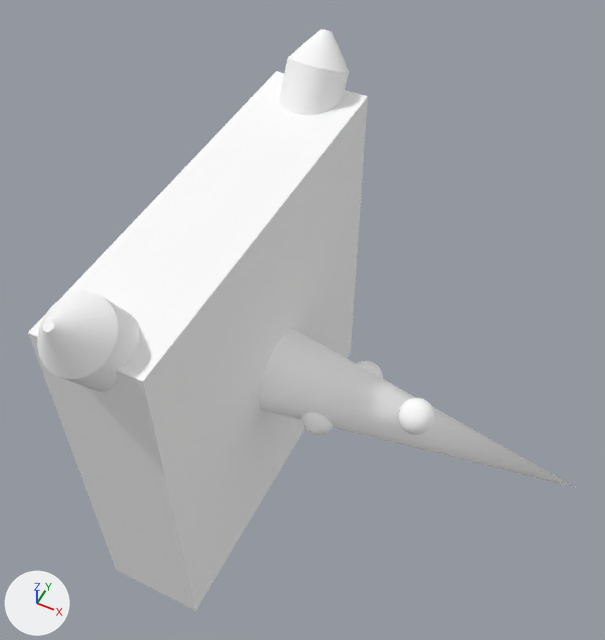
Two versions of the glTF model media/models/pet-greg.glb, one commit apart.
Camera for both pictures: a 50 mm camera at (0.111, -0.31, 0.421) aimed at (-0.038, -0.014, 0.05). The axes (+X, +Y, +Z) are drawn at lower left. The lights are the same throughout. The older version comes first. Where no turn or scale is listed for an object, it has been applied to the vertices. Vertices at exactly the same position are counted once.

Names of what the first picture shows: 'Greg'.
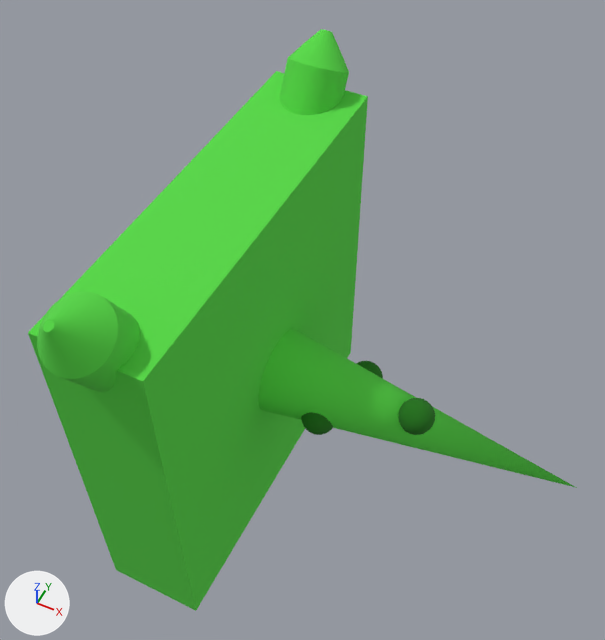
What differs and where, as boxes (x1, y1, x2, y2) in the pictures (605 x 640 px):
```json
{"part": 1, "of": "me_sphere", "change": "recoloured", "before": [301, 361, 435, 435], "after": [301, 361, 435, 435], "on screen": "white to dark green"}
{"part": 2, "of": "me_sphere", "change": "recoloured", "before": [28, 29, 577, 611], "after": [28, 29, 577, 611], "on screen": "white to green"}
```

The change, as JSON lines over the scene's bpy script:
```json
{"op": "add", "block": "mat_pattern_1", "code": ["mat_pattern_1 = principled_material('Pattern_1')", "mat_pattern_1.base_color = (0.013, 0.168, 0.00651)  # dark green #1e7213", "mat_pattern_1.roughness = 1.0"]}
{"op": "add", "block": "mat_body_0", "code": ["mat_body_0 = principled_material('Body_0')", "mat_body_0.base_color = (0.0931, 0.694, 0.0595)  # green #56d945", "mat_body_0.roughness = 1.0"]}
{"block": "me_sphere", "where": "me_sphere.from_pydata(...)  # 1711 vertices, 3394 faces; spans x -0.115..0.14, y -0.158..0.117, z -0.116..0.165"}
{"block": "me_sphere", "where": "# used by ob_greg; location = (0.0, 0.0, 0.0)"}
{"block": "me_sphere", "change": "me_sphere part 1: 2880 of the faces centred in x -0.026..0.052, y -0.046..0.011, z -0.018..0.022 switch from mat_whitee (white #ffffff) to mat_pattern_1 (dark green #1e7213)"}
{"block": "me_sphere", "change": "me_sphere part 2: 514 of the faces centred in x -0.115..0.004, y -0.157..0.116, z -0.116..0.164 switch from mat_whitee (white #ffffff) to mat_body_0 (green #56d945)"}
```
